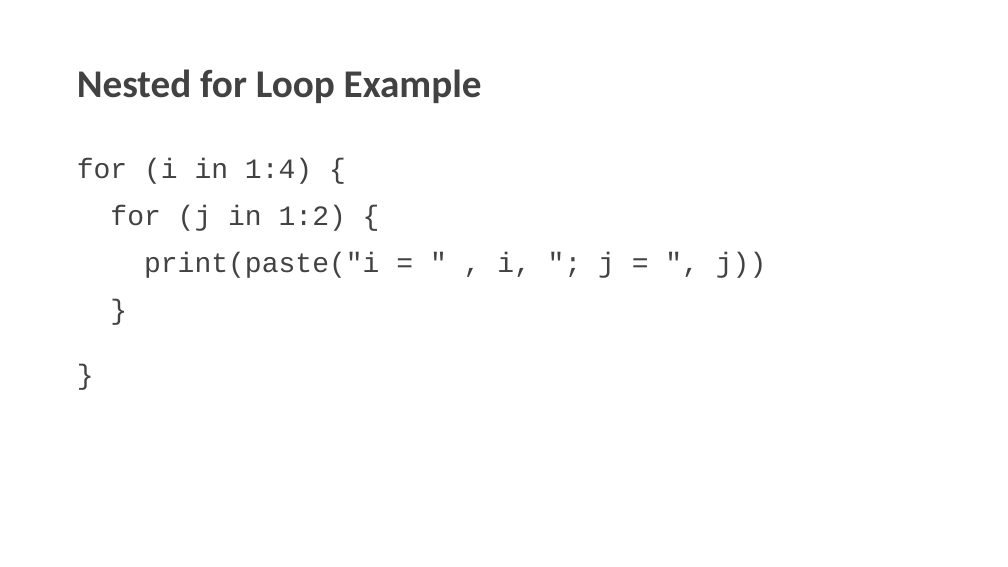
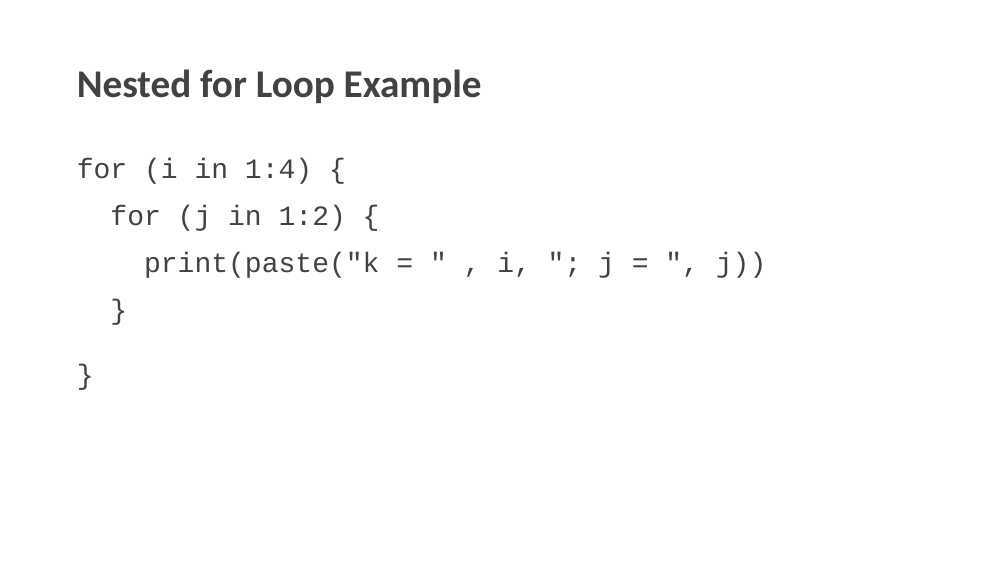
Before and after one commit to AN08622/Team3-Project, a slide deck: slide 11 of Team 3-Machine Learning For Loops Presentation.pptx. Drawn at 1008x567 pixels with LibreOffice and Linux fonts; fonts in the diff are those of the drawing. Boxes give left, top, right and bottom in pixels: in the first picture for what was removed or moved away, otherwise in the second. Text is boxed around its words. In the diff, an @@ line names an element or a change of style, - is before the commit and + after.

```diff
--- a/Team 3-Machine Learning For Loops Presentation.pptx
+++ b/Team 3-Machine Learning For Loops Presentation.pptx
@@ text at box(144, 253, 766, 278): text changed @@
-print(paste("i = " , i, "; j = ", j))
+print(paste("k = " , i, "; j = ", j))
```
Also in this commit, not shown: 1 other slide changed.
